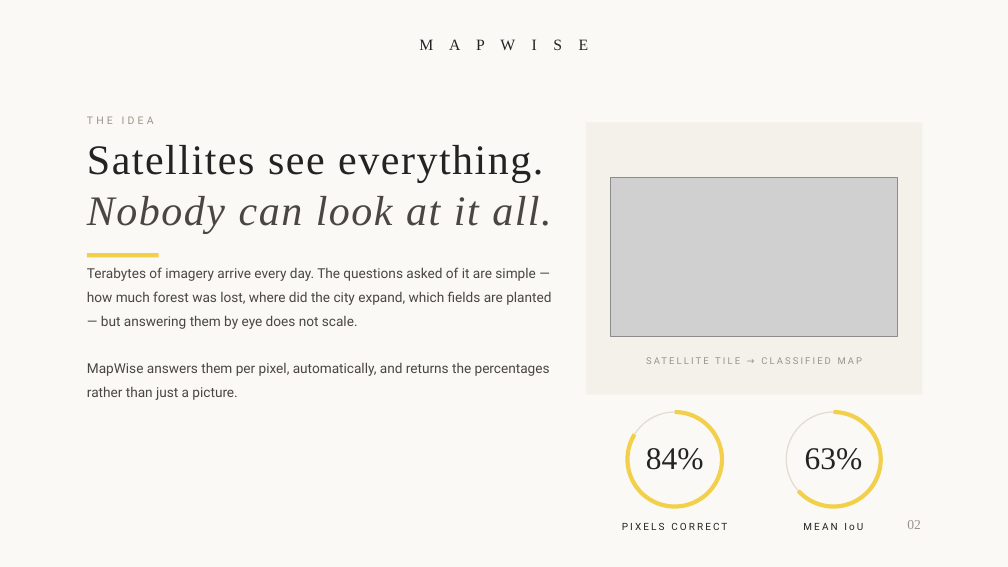
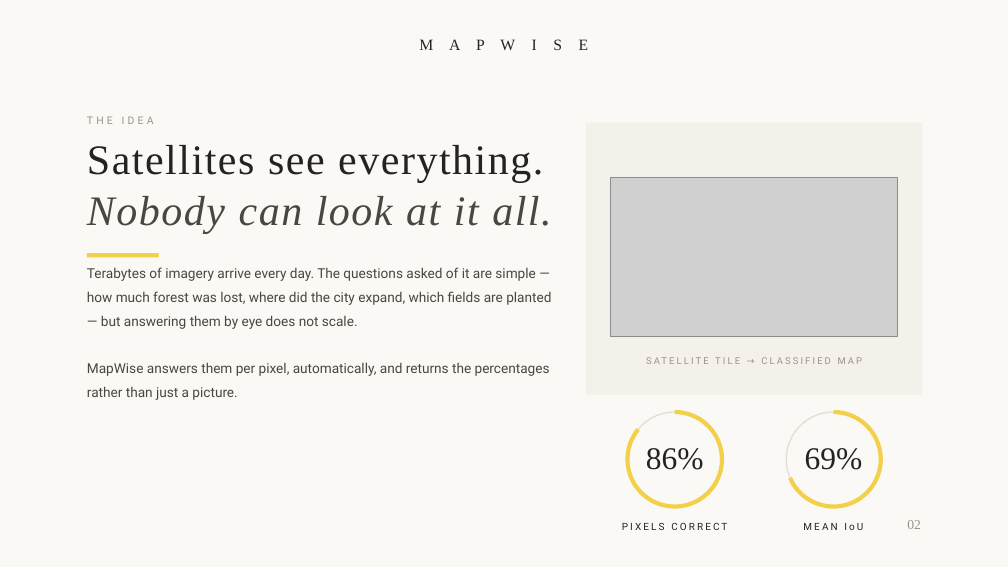
Before and after one commit to Priyanshu-Singh-git/mapwise, a slide deck: slide 2 of presentation/mapwise_deck.pptx. Drawn at 1008x567 pixels with LibreOffice and Linux fonts; fonts in the diff are those of the drawing; grey boxes stand for pictures. Boxes give left, top, right and bottom in pixels: in the first picture for what was removed or moved away, otherwise in the second. Text is boxed around its words. In the diff, an @@ line names an element or a change of style, - is before the commit and + after.

```diff
--- a/presentation/mapwise_deck.pptx
+++ b/presentation/mapwise_deck.pptx
@@ arc (boxed as its full ellipse) at (628,412,722,507): proportions changed @@
@@ arc (boxed as its full ellipse) at (786,412,881,507): proportions changed @@
@@ text at (646,448,704,470): text changed @@
-84%
+86%
@@ text at (805,448,863,470): text changed @@
-63%
+69%
```
Also in this commit, not shown: 1 other slide changed, 21 other files.
